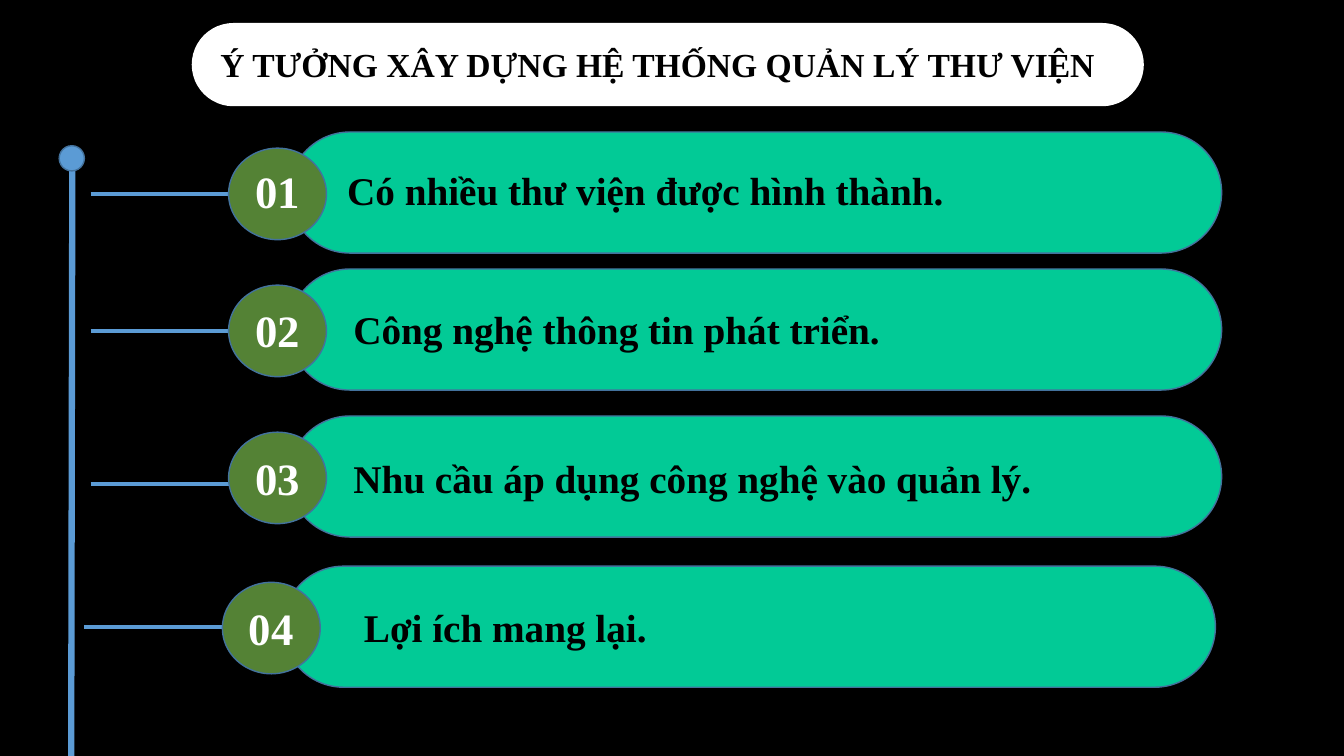
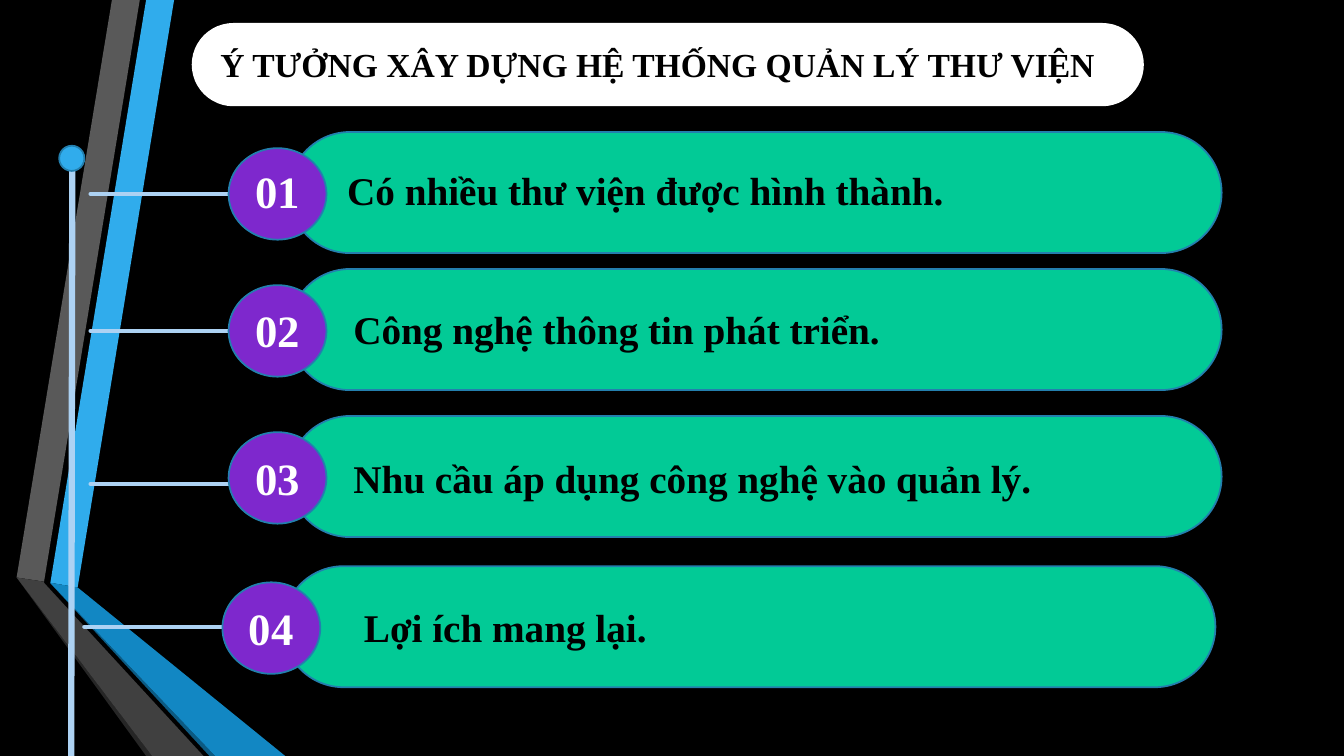
Before and after one commit to KVang05112002/QLYTHUVIEN, a slide deck: slide 4 of DoAn_QuanLyThuVien.pptx (slide 8 before the commit). Drawn at 1344x756 pixels with LibreOffice and Linux fonts; fonts in the diff are those of the drawing. Boxes give left, top, right and bottom in pixels: in the first picture for what was removed or moved away, otherwise in the second. Text is boxed around its words. In the diff, an @@ line names an element or a change of style, - is before the commit and + after.

```diff
--- a/DoAn_QuanLyThuVien.pptx
+++ b/DoAn_QuanLyThuVien.pptx
@@ ellipse at box(59, 146, 85, 171): fill #5B9BD5 to #30ACEC; outline #43739E 1 pt to #247FAF 1.25 pt @@
@@ line (73, 163) - (72, 756): stroke #5B9BD5 4.5 pt to #AED2F4 4.5 pt @@
@@ line (91, 194) - (229, 194): stroke #5B9BD5 3 pt to #AED2F4 3 pt @@
@@ line (91, 331) - (229, 331): stroke #5B9BD5 3 pt to #AED2F4 3 pt @@
@@ outline #43739E 1 pt to #247FAF 1.25 pt in 4 elements at box(283, 567, 1216, 688), box(289, 132, 1222, 253), box(289, 269, 1222, 390), box(289, 416, 1222, 537) @@
@@ line (91, 484) - (229, 484): stroke #5B9BD5 3 pt to #AED2F4 3 pt @@
@@ group added at box(16, 0, 285, 756): 6 freeform shapes @@
@@ fill #548235 to #7E28CD; outline #43739E 1 pt to #247FAF 1.25 pt in 4 elements at box(229, 148, 327, 240), box(229, 285, 327, 377), box(229, 433, 327, 524), box(223, 583, 321, 675) @@
@@ line (85, 627) - (223, 627): stroke #5B9BD5 3 pt to #AED2F4 3 pt @@
```
Also in this commit, not shown: 5 other slides changed, 3 slides added, 8 slides removed, 13 other files.
